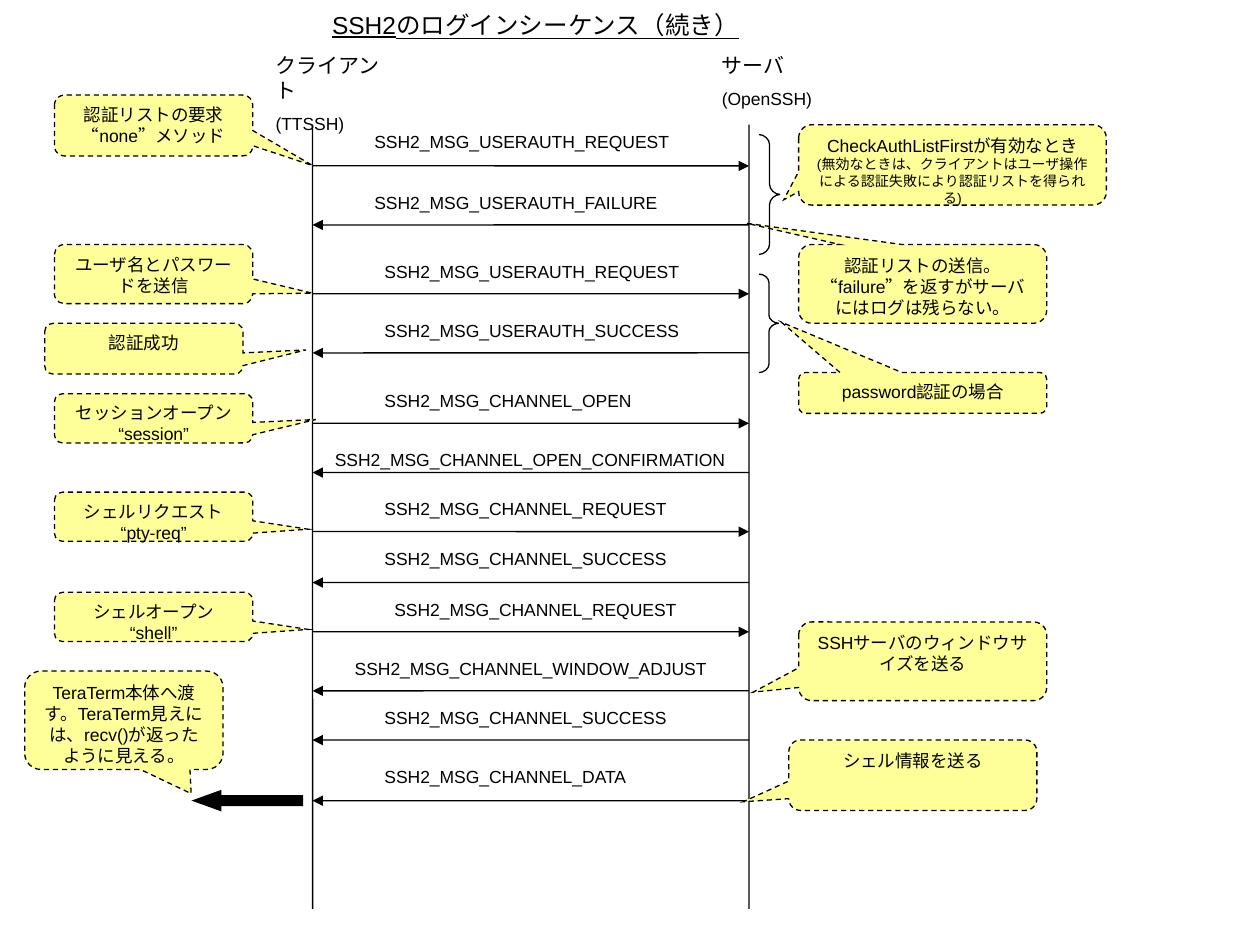
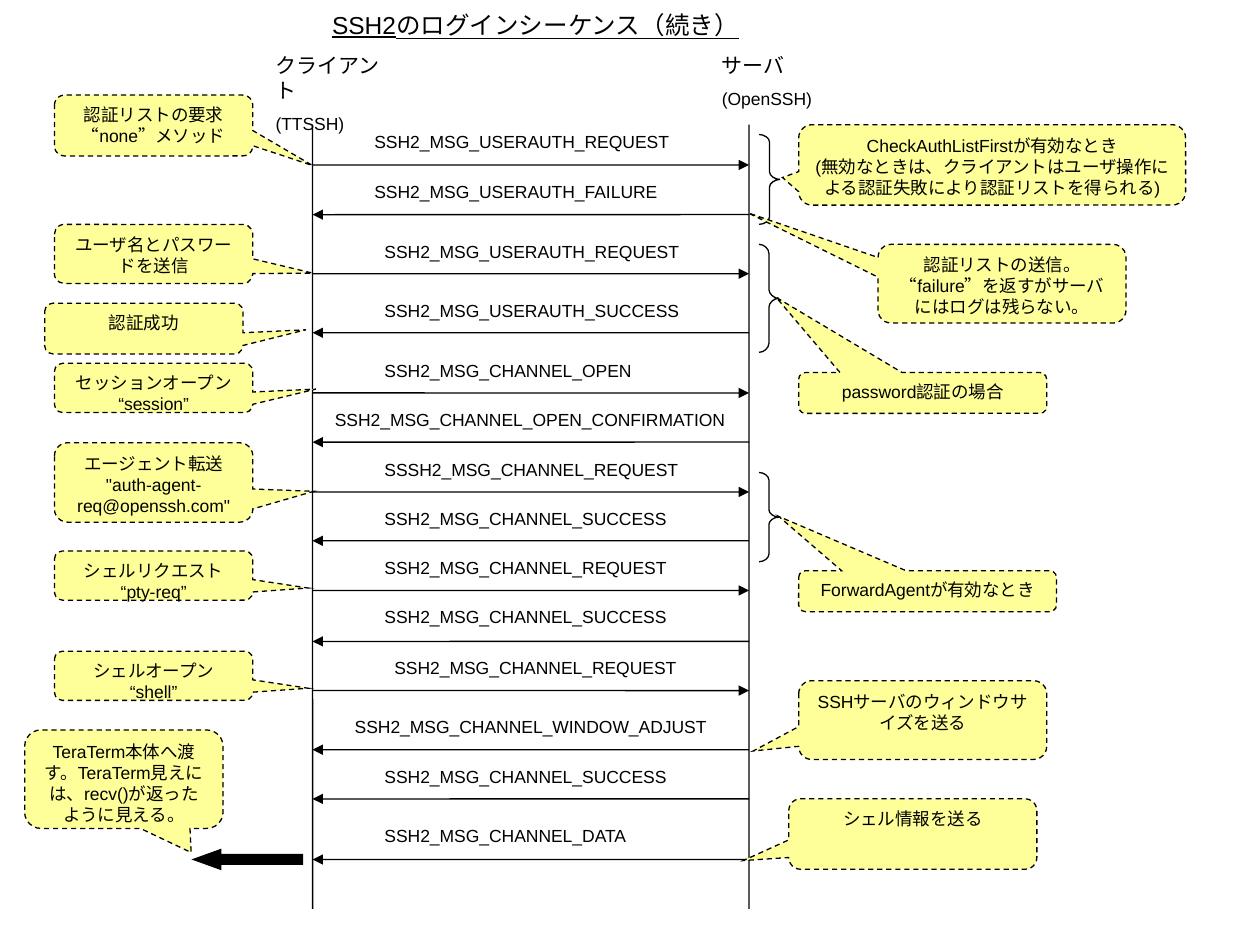
Before and after one commit to m-tmatma/ttssh2-work, a slide deck: slide 2 of jp/html/reference/image/ssh2_sequence.ppt. Drawn at 1260x945 pixels with LibreOffice and Linux fonts; fonts in the diff are those of the drawing. Boxes give left, top, right and bottom in pixels: in the first picture for what was removed or moved away, otherwise in the second. Text is boxed around its words. In the diff, an @@ line names an element or a change of style, - is before the commit and + after.

```diff
--- a/jp/html/reference/image/ssh2_sequence.ppt
+++ b/jp/html/reference/image/ssh2_sequence.ppt
@@ freeform shape: place and size @@
-freeform shape at [759,275,779,373]
+freeform shape at [759,135,780,224]
@@ rounded speech box "CheckAuthListFirstが有効なとき": place and size @@
-rounded speech box "CheckAuthListFirstが有効なとき" at [799,125,1106,205]
+rounded speech box "CheckAuthListFirstが有効なとき" at [799,125,1186,205]
@@ text "SSH2_MSG_USERAUTH_FAILURE": place and size @@
-text "SSH2_MSG_USERAUTH_FAILURE" at [374,196,657,213]
+text "SSH2_MSG_USERAUTH_FAILURE" at [374,185,657,202]
@@ text in rounded speech box at [815,159,1169,198]: size 8 to 10 pt in "(無効なときは、クライアントはユーザ操作による認証失敗により認証リストを得られる)" @@
@@ arrow moved from (748, 224) - (312, 224) to (748, 214) - (312, 214) @@
@@ freeform shape: place and size @@
-freeform shape at [759,135,780,255]
+freeform shape at [759,244,779,353]
@@ proportions changed in 3 elements at [799,373,1047,413], [799,125,1186,205], [878,244,1126,323] @@
@@ rounded speech box "認証リストの送信。": place and size @@
-rounded speech box "認証リストの送信。" at [799,244,1047,324]
+rounded speech box "認証リストの送信。" at [878,244,1126,323]
@@ 2 rounded speech boxes, 2 texts, 2 arrows: place and size @@
-2 rounded speech boxes, 2 texts, 2 arrows at [44,244,748,374]
+2 rounded speech boxes, 2 texts, 2 arrows at [44,224,748,354]
@@ text "SSH2_MSG_CHANNEL_OPEN": place and size @@
-text "SSH2_MSG_CHANNEL_OPEN" at [384,394,631,411]
+text "SSH2_MSG_CHANNEL_OPEN" at [384,364,631,381]
@@ rounded speech box "セッションオープン": place and size @@
-rounded speech box "セッションオープン" at [54,394,252,444]
+rounded speech box "セッションオープン" at [54,363,252,412]
@@ arrow added from (312, 393) to (748, 393), #000000 0.74 pt @@
@@ text "SSH2_MSG_CHANNEL_OPEN_CONFIRMATION": place and size @@
-text "SSH2_MSG_CHANNEL_OPEN_CONFIRMATION" at [335,453,725,470]
+text "SSH2_MSG_CHANNEL_OPEN_CONFIRMATION" at [335,413,725,430]
@@ rounded speech box added at [54,442,252,522], fill #FFFF99, outline #000000 0.74 pt dashed, 10 pt, text #000000 @@
+エージェント転送
+"auth-agent-req@openssh.com"
@@ arrow moved from (312, 423) - (748, 423) to (748, 442) - (312, 442) @@
@@ text added at [384,463,678,480], 10 pt, text #000000 @@
+SSSH2_MSG_CHANNEL_REQUEST
@@ freeform shape added at [759,472,779,562], outline #000000 0.74 pt @@
@@ arrow moved from (748, 472) - (312, 472) to (312, 491) - (748, 491) @@
@@ text "SSH2_MSG_CHANNEL_SUCCESS": place and size @@
-text "SSH2_MSG_CHANNEL_SUCCESS" at [384,552,666,569]
+text "SSH2_MSG_CHANNEL_SUCCESS" at [384,512,666,529]
@@ text "SSH2_MSG_CHANNEL_REQUEST": place and size @@
-text "SSH2_MSG_CHANNEL_REQUEST" at [394,603,676,620]
+text "SSH2_MSG_CHANNEL_REQUEST" at [384,561,666,578]
@@ rounded speech box added at [799,571,1057,611], fill #FFFF99, outline #000000 0.74 pt dashed, 10 pt, text #000000 @@
+ForwardAgentが有効なとき
@@ text added at [384,610,666,627], 10 pt, text #000000 @@
+SSH2_MSG_CHANNEL_SUCCESS
@@ text "SSH2_MSG_CHANNEL_REQUEST": place and size @@
-text "SSH2_MSG_CHANNEL_REQUEST" at [384,502,666,519]
+text "SSH2_MSG_CHANNEL_REQUEST" at [394,661,676,678]
@@ arrow moved from (748, 690) - (312, 690) to (312, 690) - (748, 690) @@
@@ 4 arrows: place and size @@
-4 arrows at [312,532,748,740]
+4 arrows at [312,541,748,750]
@@ 5 rounded speech boxes, 3 texts, 1 left arrow: place and size @@
-5 rounded speech boxes, 3 texts, 1 left arrow at [25,493,1047,811]
+5 rounded speech boxes, 3 texts, 1 left arrow at [25,551,1047,869]
@@ arrow added from (748, 859) to (312, 859), #000000 0.74 pt @@
```
Also in this commit, not shown: 1 other file.
